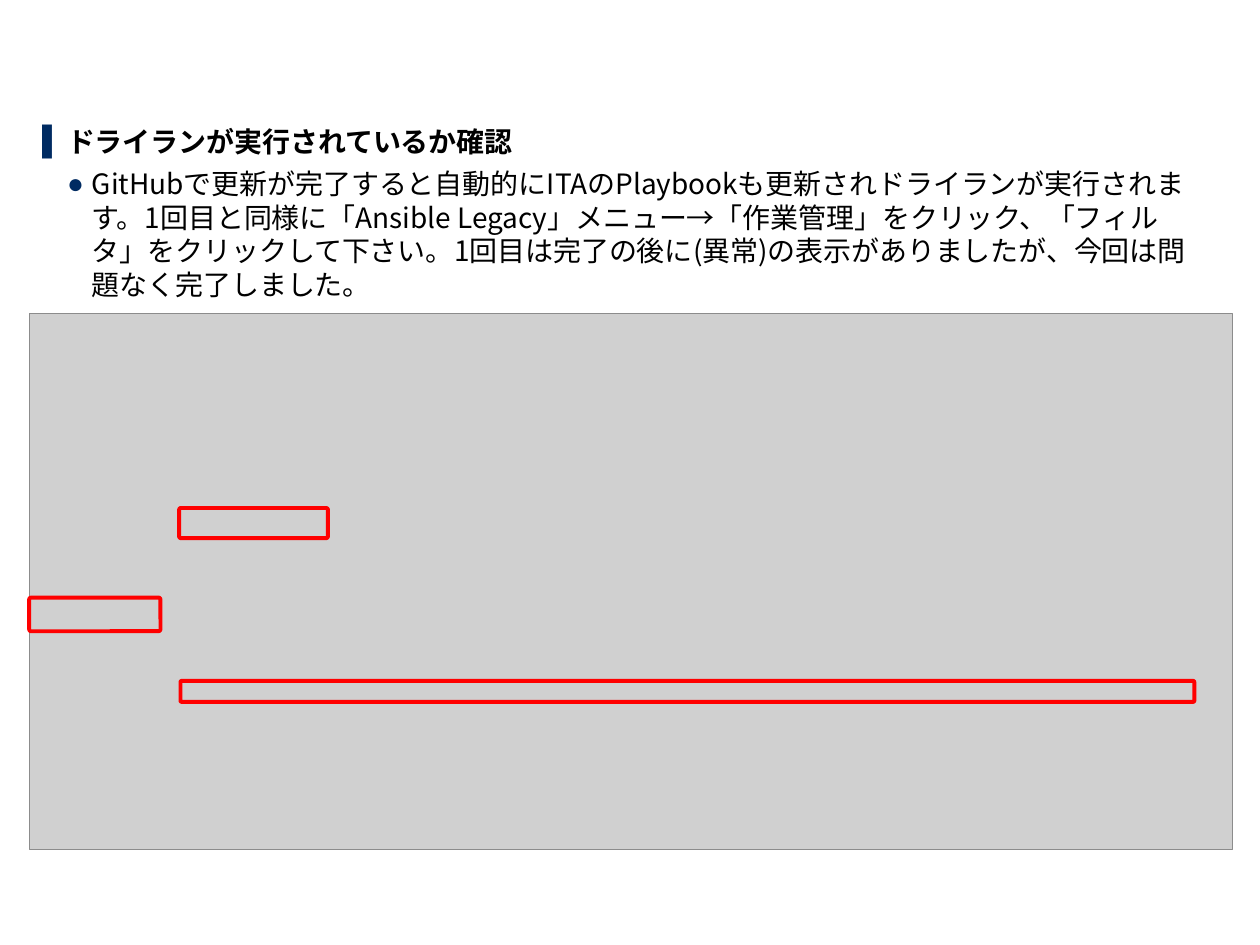
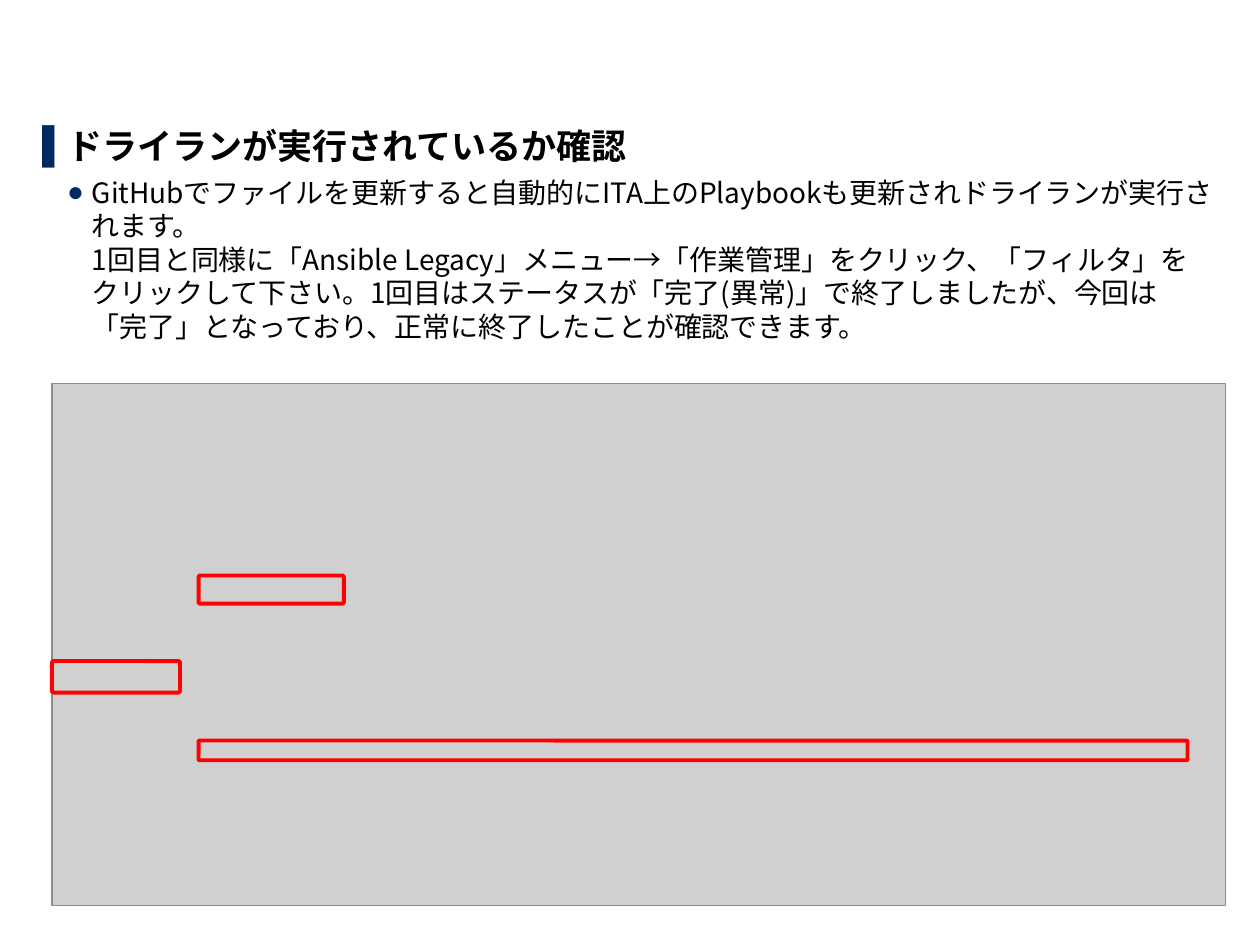
Before and after one commit to exastro-suite/it-automation-docs, a slide deck: slide 18 of asset/Learn_ja/ITA-CICD_for_IaC_practice_ja.pptx. Drawn at 1260x945 pixels with LibreOffice and Linux fonts; fonts in the diff are those of the drawing; grey boxes stand for pictures; background and template pictures are left out. Boxes give left, top, right and bottom in pixels: in the first picture for what was removed or moved away, otherwise in the second. Text is boxed around its words. In the diff, an @@ line names an element or a change of style, - is before the commit and + after.

```diff
--- a/asset/Learn_ja/ITA-CICD_for_IaC_practice_ja.pptx
+++ b/asset/Learn_ja/ITA-CICD_for_IaC_practice_ja.pptx
@@ text at <box>67,129,627,163</box>: size 16 to 20 pt in "ドライランが実行されているか確認" @@
@@ text at <box>92,213,1188,340</box>: text changed @@
-  ● GitHubで更新が完了すると自動的にITAのPlaybookも更新されドライランが実行されます。1回目と同様に「Ansible Legacy」メニュー→「作業管理」をクリック、「フィルタ」をクリックして下さい。1回目は完了の後に(異常)の表示がありましたが、今回は問題なく完了しました。
+  ● GitHubでファイルを更新すると自動的にITA上のPlaybookも更新されドライランが実行されます。
+    1回目と同様に「Ansible Legacy」メニュー→「作業管理」をクリック、「フィルタ」をクリックして下さい。1回目はステータスが「完了(異常)」で終了しましたが、今回は「完了」となっており、正常に終了したことが確認できます。
@@ picture: place and size @@
-picture at <box>29,314,1232,849</box>
+picture at <box>52,383,1225,906</box>
@@ rounded rectangle: place and size @@
-rounded rectangle at <box>179,508,328,538</box>
+rounded rectangle at <box>199,576,344,604</box>
@@ rounded rectangle: place and size @@
-rounded rectangle at <box>29,597,160,631</box>
+rounded rectangle at <box>52,662,180,693</box>
@@ rounded rectangle: place and size @@
-rounded rectangle at <box>180,680,1194,702</box>
+rounded rectangle at <box>199,741,1188,761</box>
```
Also in this commit, not shown: 16 other slides changed, 3 other files.
